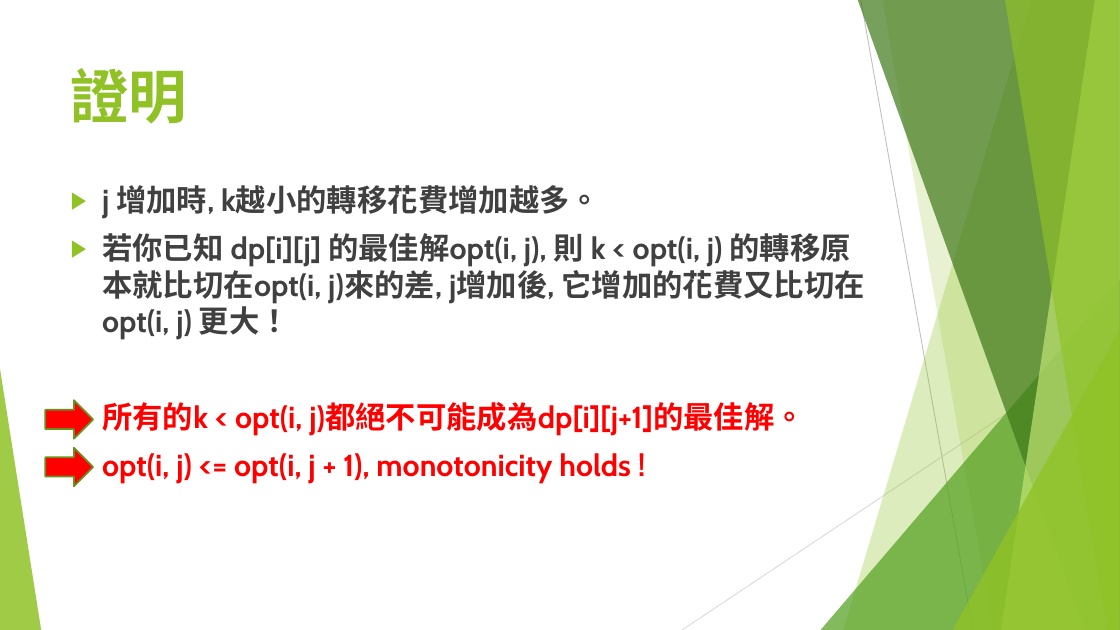
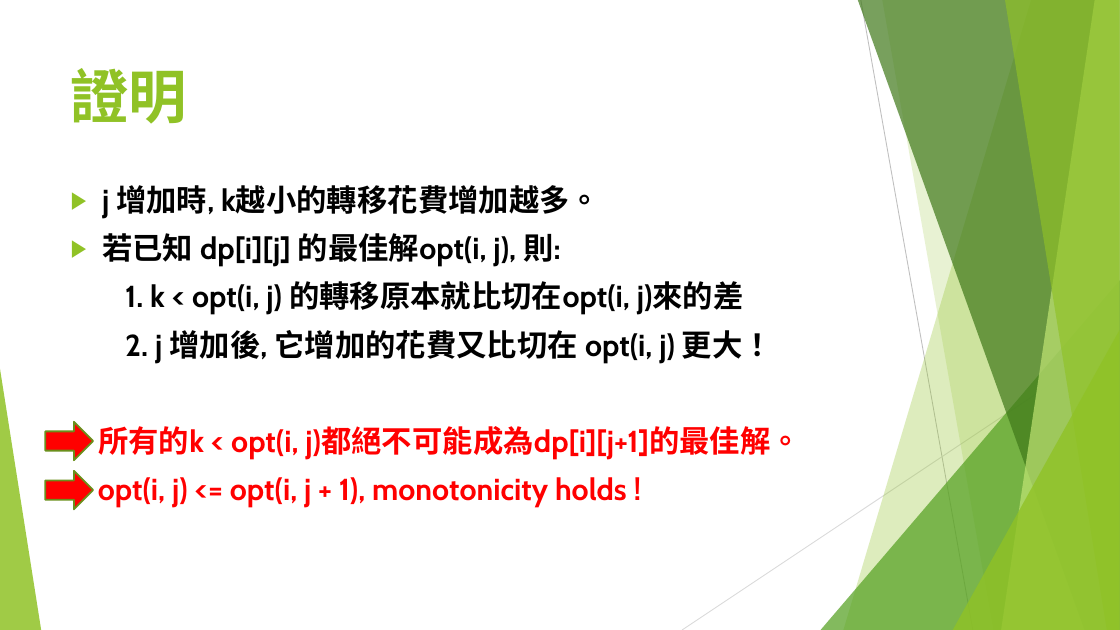
Before and after one commit to S920105123/DP2, a slide deck: slide 33 of presentation/進階動態規劃.pptx (slide 23 before the commit). Drawn at 1120x630 pixels with LibreOffice and Linux fonts; fonts in the diff are those of the drawing. Boxes give left, top, right and bottom in pixels: in the first picture for what was removed or moved away, otherwise in the second. Text is boxed around its words. In the diff, an @@ line names an element or a change of style, - is before the commit and + after.

```diff
--- a/presentation/進階動態規劃.pptx
+++ b/presentation/進階動態規劃.pptx
@@ text at [98, 185, 800, 507]: text colour #404040 to #000000 in "j 增加時, k越小的轉移花費增加越多。"; bullet ▶ to none @@
@@ text at [102, 233, 773, 363]: text changed; text colour #404040 to #000000 @@
-▶ 若你已知 dp[i][j] 的最佳解opt(i, j), 則 k < opt(i, j) 的轉移原本就比切在opt(i, j)來的差, j增加後, 它增加的花費又比切在 opt(i, j) 更大！
+▶ 若已知 dp[i][j] 的最佳解opt(i, j), 則:
+1. k < opt(i, j) 的轉移原本就比切在opt(i, j)來的差
+2. j 增加後, 它增加的花費又比切在 opt(i, j) 更大！
@@ right arrow: place and size @@
-right arrow at [45, 400, 93, 439]
+right arrow at [45, 422, 93, 460]
@@ right arrow: place and size @@
-right arrow at [45, 448, 93, 486]
+right arrow at [45, 471, 93, 510]
```
Also in this commit, not shown: 15 other slides changed, 17 slides added, 1 slide removed.
